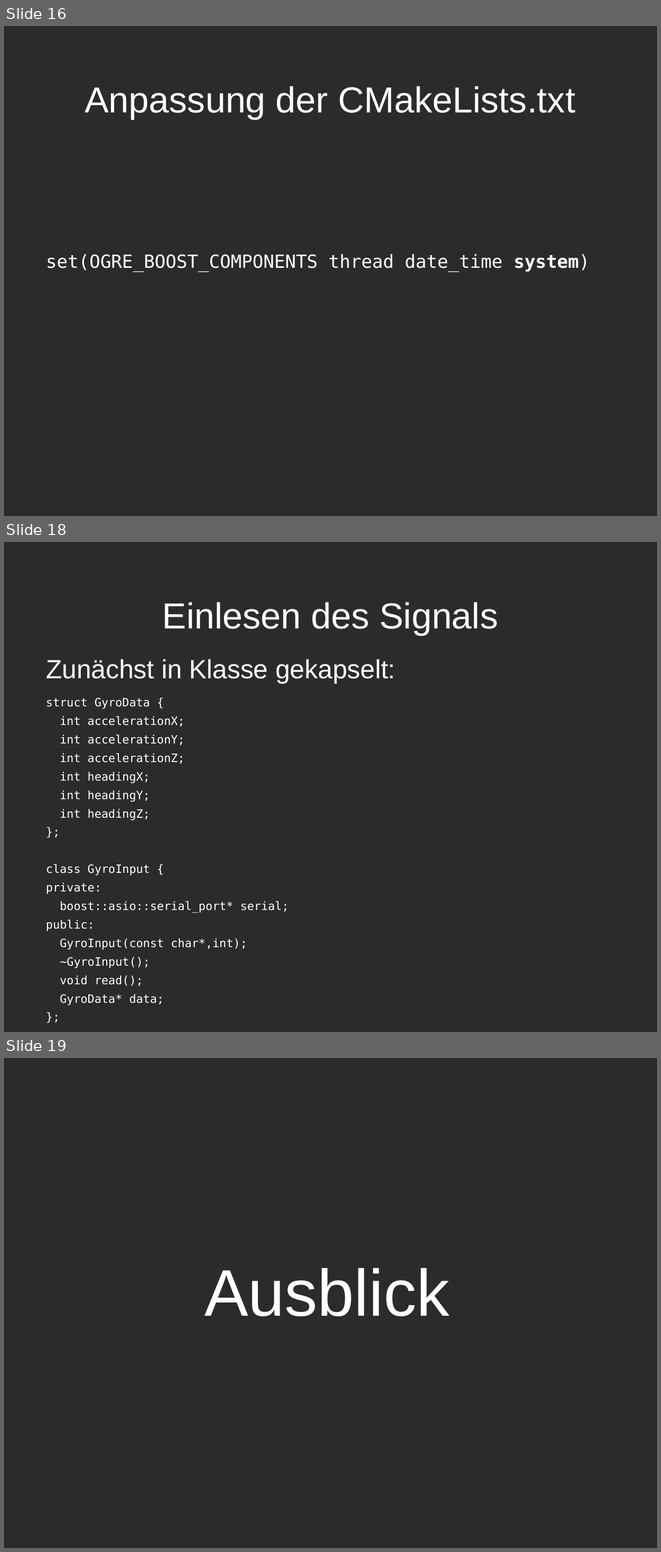
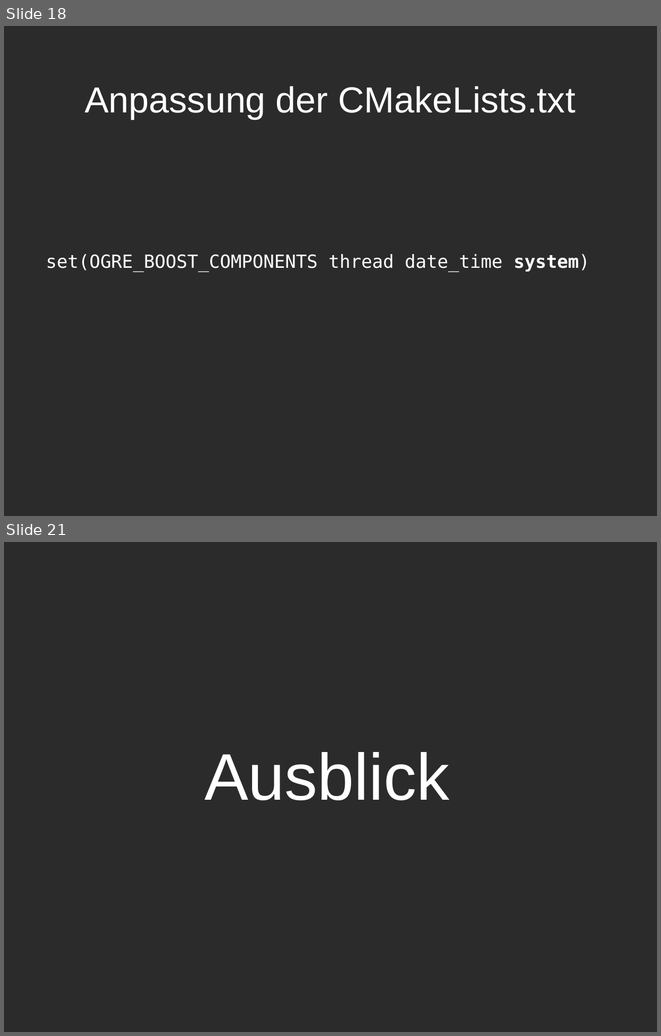
Before and after one commit to mgoltzsche/ogre3d-diy-hmd, a slide deck: doc/isy-kurzvortrag-max.odp. Shown one above the other, each under a label of ours: slides 16, 18 and 19 before the commit, slides 18 and 21 after it; the slides between them are not shown. The pictures are 661x1552 and 661x1036 pixels, drawn with LibreOffice and Linux fonts; fonts in the diff are those of the drawing; background and template pictures are left out; a plain dark background stands for a picture behind light text. Boxes give left, top, right and bottom in pixels: in the first picture for what was removed or moved away, otherwise in the second. Text is boxed around its words. In the diff, an @@ line names an element or a change of style, - is before the commit and + after.

```diff
--- a/doc/isy-kurzvortrag-max.odp
+++ b/doc/isy-kurzvortrag-max.odp
@@ slide 18 removed at bbox=[4, 542, 657, 1032], background picture (left out) @@
@@ title removed at bbox=[162, 602, 498, 635] @@
-Einlesen des Signals
@@ text removed at bbox=[46, 659, 395, 986] @@
-Zunächst in Klasse gekapselt:
-struct GyroData {
-int accelerationX;
-int accelerationY;
-int accelerationZ;
-int headingX;
-int headingY;
-int headingZ;
-};
-class GyroInput {
-private:
-boost::asio::serial_port* serial;
-public:
-GyroInput(const char*,int);
-~GyroInput();
-void read();
-GyroData* data;
-};
@@ what was slide 16 is now slide 18 @@
@@ what was slide 19 is now slide 21 @@
```
Also in this commit, not shown: 4 slides changed, 4 slides added, 1 other slide removed, 4 other files.
